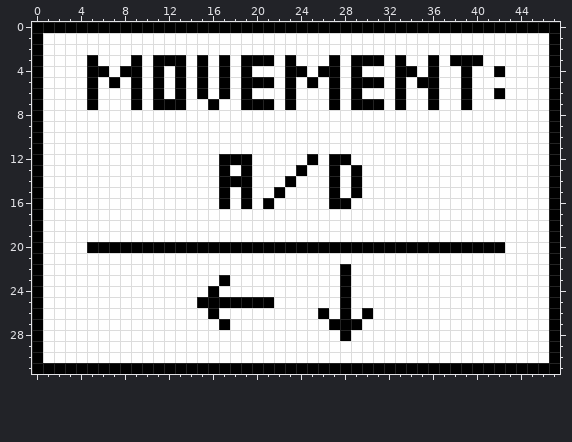
Pixel-art file, stored at assets/art/general_levels/hint_boxes/movement_hint_box.aseprite. The picture above is the old version.
48x32 pixels, 1 frame.
And afterwards:
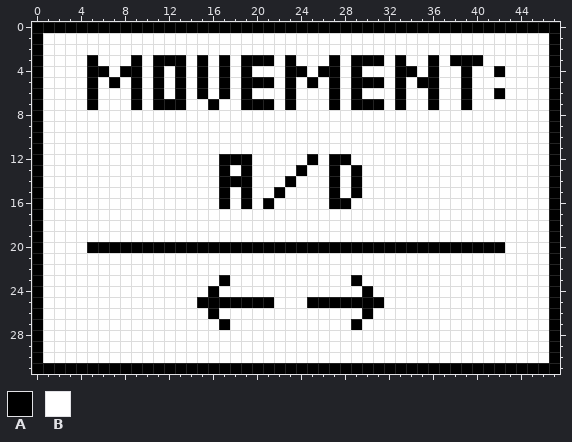
Palette (. is transparent): A #000000  B #ffffff
Edits made:
y 22: x 28 A -> B
y 23: x 28..29 AB -> BA
y 24: x 28 A -> B; x 30 B -> A
y 25: x 25..27 BBB -> AAA; x 29..31 BBB -> AAA
y 26: x 26 A -> B; x 28 A -> B
y 27: x 27..28 AA -> BB
y 28: x 28 A -> B
